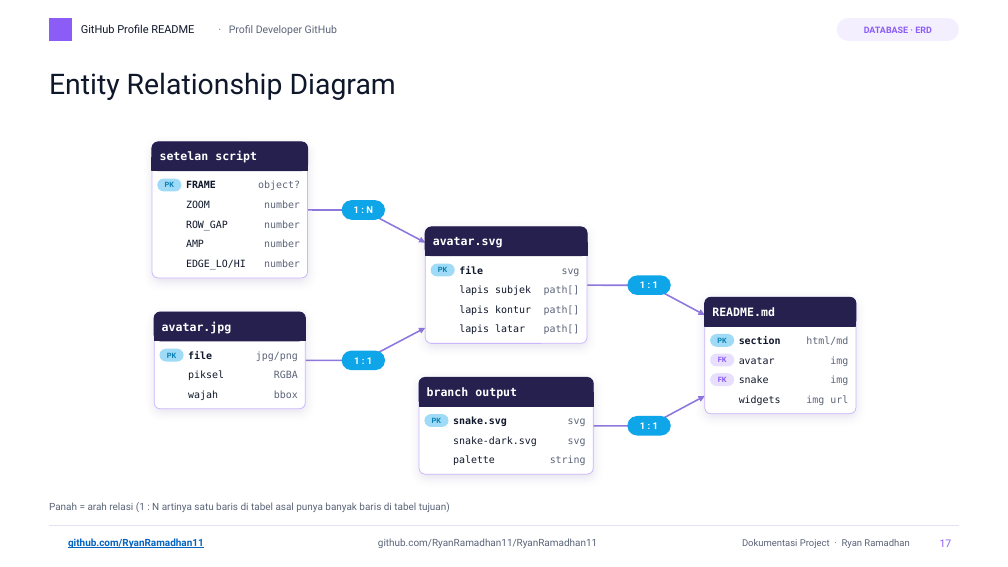
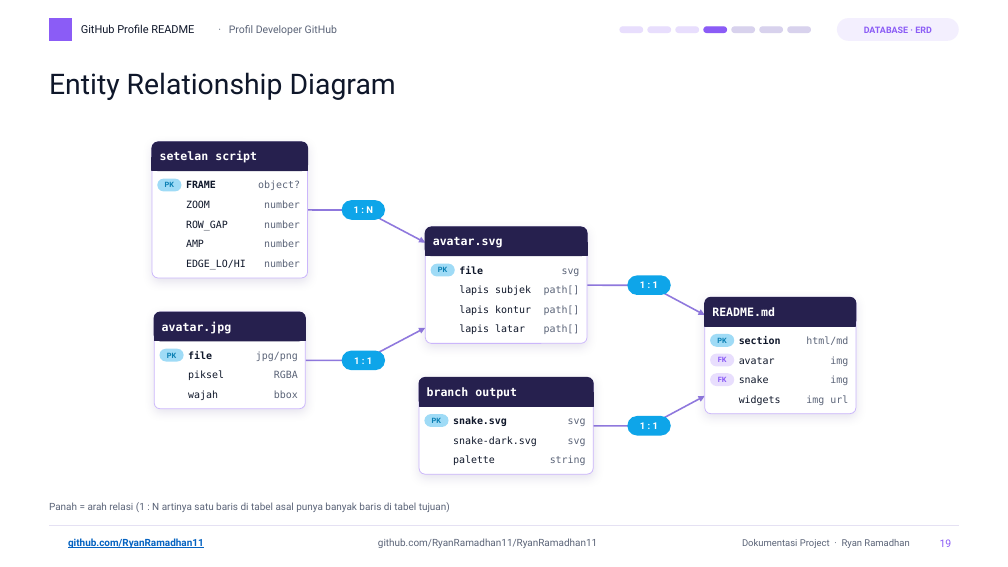
Before and after one commit to RyanRamadhan11/RyanRamadhan11, a slide deck: slide 19 of docs/presentasi/ryanramadhan11-dokumentasi.pptx (slide 17 before the commit). Drawn at 1008x567 pixels with LibreOffice and Linux fonts; fonts in the diff are those of the drawing; background and template pictures are left out. Boxes give left, top, right and bottom in pixels: in the first picture for what was removed or moved away, otherwise in the second. Text is boxed around its words. In the diff, an @@ line names an element or a change of style, - is before the commit and + after.

```diff
--- a/docs/presentasi/ryanramadhan11-dokumentasi.pptx
+++ b/docs/presentasi/ryanramadhan11-dokumentasi.pptx
@@ rounded rectangle added at [620,26,643,32], fill #E8DEFD, outline #E8DEFD 1 pt @@
@@ rounded rectangle added at [648,26,671,32], fill #E8DEFD, outline #E8DEFD 1 pt @@
@@ rounded rectangle added at [676,26,699,32], fill #E8DEFD, outline #E8DEFD 1 pt @@
@@ rounded rectangle added at [704,26,727,32], fill #8B5CF6, outline #8B5CF6 1 pt @@
@@ rounded rectangle added at [732,26,755,32], fill #D8D2ED, outline #D8D2ED 1 pt @@
@@ rounded rectangle added at [760,26,783,32], fill #D8D2ED, outline #D8D2ED 1 pt @@
@@ rounded rectangle added at [788,26,811,32], fill #D8D2ED, outline #D8D2ED 1 pt @@
@@ page number at [940,539,952,547]: text changed @@
-17
+19
```
Also in this commit, not shown: 22 other slides changed, 2 slides added, 3 other files.
